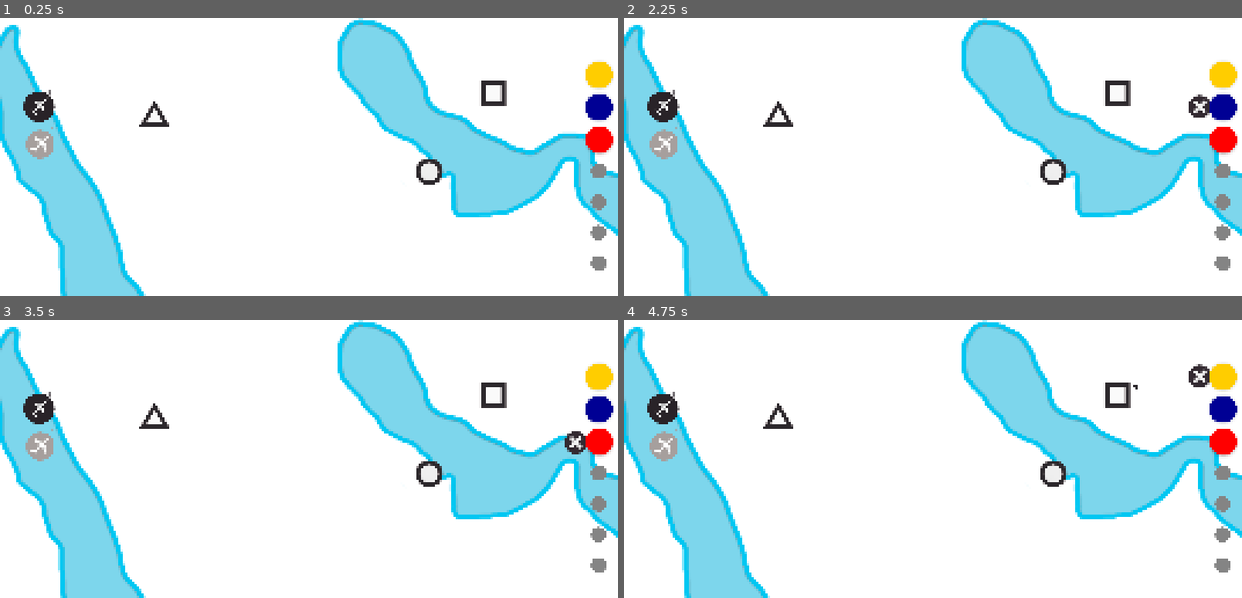
Above: before the commit, frames 1-4 (two rows, left to right).
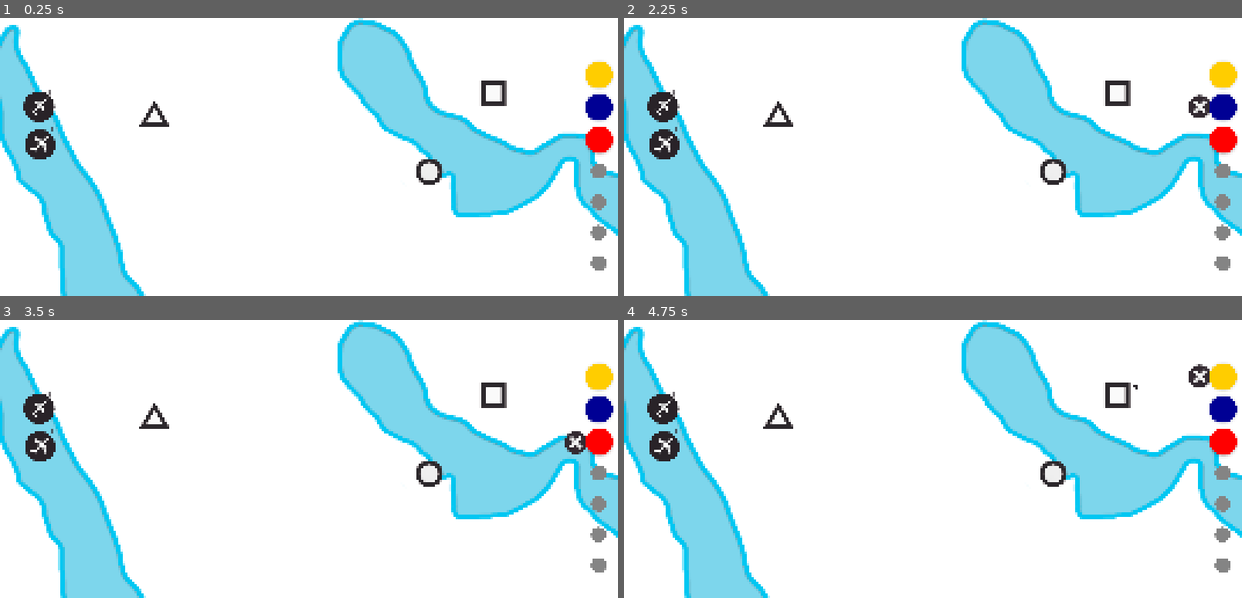
Above: after the commit, the same moments.

Repository: top-it-090304/Holding-Pattern
Game: Godot game, scene res://scene/Main.tscn
The game is run twice, just before and just after one commit, with the same random seed, the same clock (stepped at 60 frames per second) and the same inputs.
Inputs (mouse positions are in pixels of both pictures, inside the frame that each line leads up to):
- Up to frame 1 (0.25 s): no input
- Up to frame 2 (2.25 s): click (1223, 73) at 0.5 s; click (1223, 76) at 1.25 s; click (1223, 106) at 2 s
- Up to frame 3 (3.5 s): click (599, 442) at 2.75 s
- Up to frame 4 (4.75 s): click (1198, 442) at 3.5 s; click (1223, 378) at 4.25 s

The runs differ from the first frame. In frame 1, 0.4% of the frame differs, in the area x 4-9%, y 39-51%; in frame 2, 0.4%; in frame 3, 0.4%; in frame 4, 0.4%.

Commit message:
UI: change texture Ghost_Big_plane

Diff:
--- a/scene/Main.tscn
+++ b/scene/Main.tscn
@@ -17,6 +17,7 @@
 [ext_resource type="Texture2D" uid="uid://umrjde6u3mhk" path="res://objects/NULL_button.png" id="11_ob58h"]
 [ext_resource type="Texture2D" uid="uid://bvq3rqkkfv8j3" path="res://objects/Bonus_Plane.png" id="14_gjnlk"]
 [ext_resource type="Texture2D" uid="uid://cw60yd0i354ir" path="res://objects/Bonus_bigPlane.png" id="16_08k7p"]
+[ext_resource type="Texture2D" uid="uid://dn6f8p3t56spw" path="res://objects/Fly_BIG_ghost.png" id="16_kxuod"]
 [ext_resource type="Script" uid="uid://d3pmmn6uqag7c" path="res://scripts/Big_plane_add.gd" id="17_8cuns"]
 [ext_resource type="Script" uid="uid://wwsk4j87ohel" path="res://scripts/Big_plane_count.gd" id="18_8cuns"]
 [ext_resource type="Texture2D" uid="uid://rl5b1huph76s" path="res://objects/Bonus_line.png" id="20_gjnlk"]
@@ -364,6 +365,15 @@
 script = ExtResource("7_s5yxy")
 metadata/_edit_use_anchors_ = true
 
+[node name="TextureBigPlaneGhost" type="TextureRect" parent="UI/CountPlanePack" unique_id=138101095]
+unique_name_in_owner = true
+layout_mode = 0
+offset_left = -1436.0
+offset_top = -457.0
+offset_right = -1224.8
+offset_bottom = -281.0
+texture = ExtResource("16_kxuod")
+
 [node name="CountBigPlanePack" type="Control" parent="UI" unique_id=700237397]
 layout_mode = 3
 anchors_preset = 0
--- a/scripts/Big_plane_add.gd
+++ b/scripts/Big_plane_add.gd
@@ -2,7 +2,7 @@
 
 var is_dragging = false
 var ghost_plane: Sprite2D
-@onready var fly_count = %TexturePlaneGhost
+@onready var fly_ghost = %TextureBigPlaneGhost
 
 func _process(_delta):
 	Events.stop_plane_add.connect(_stop_plane_add)
@@ -64,12 +64,12 @@
 
 func _create_ghost():
 	ghost_plane = Sprite2D.new()
-	ghost_plane.texture = fly_count.texture
+	ghost_plane.texture = fly_ghost.texture
 	ghost_plane.modulate = Color(1, 1, 1, 0.5)
 	get_parent().add_child(ghost_plane)
 	ghost_plane.top_level = true
 	ghost_plane.z_index = 11
-	ghost_plane.scale = Vector2(4.0, 4.0)
+	ghost_plane.scale = Vector2(2.2, 2.2)
 	ghost_plane.global_position = get_viewport().get_mouse_position()  + Vector2(0.0, -180.0)
 
 func _stop_plane_add():
--- a/scripts/GameData.gd
+++ b/scripts/GameData.gd
@@ -1,9 +1,9 @@
 extends Node
 
 var start_planes: int = 3
-var big_planes = 0
+var big_planes: int = 1
 var max_passengers: int = 6
-var current_week = 1
+var current_week: int = 1
 
 var high_score: int = 0
 const SAVE_PATH = "user://savegame.cfg"
--- a/scripts/Plane_add.gd
+++ b/scripts/Plane_add.gd
@@ -2,7 +2,7 @@
 
 var is_dragging = false
 var ghost_plane: Sprite2D
-@onready var fly_count = %TexturePlaneGhost
+@onready var fly_ghost = %TexturePlaneGhost
 
 func _process(_delta):
 	Events.stop_plane_add.connect(_stop_plane_add)
@@ -64,7 +64,7 @@
 
 func _create_ghost():
 	ghost_plane = Sprite2D.new()
-	ghost_plane.texture = fly_count.texture
+	ghost_plane.texture = fly_ghost.texture
 	ghost_plane.modulate = Color(1, 1, 1, 0.5)
 	get_parent().add_child(ghost_plane)
 	ghost_plane.top_level = true
Binary file added: objects/Fly_BIG_ghost.png
Not shown, added: objects/Fly_BIG_ghost.png.import
